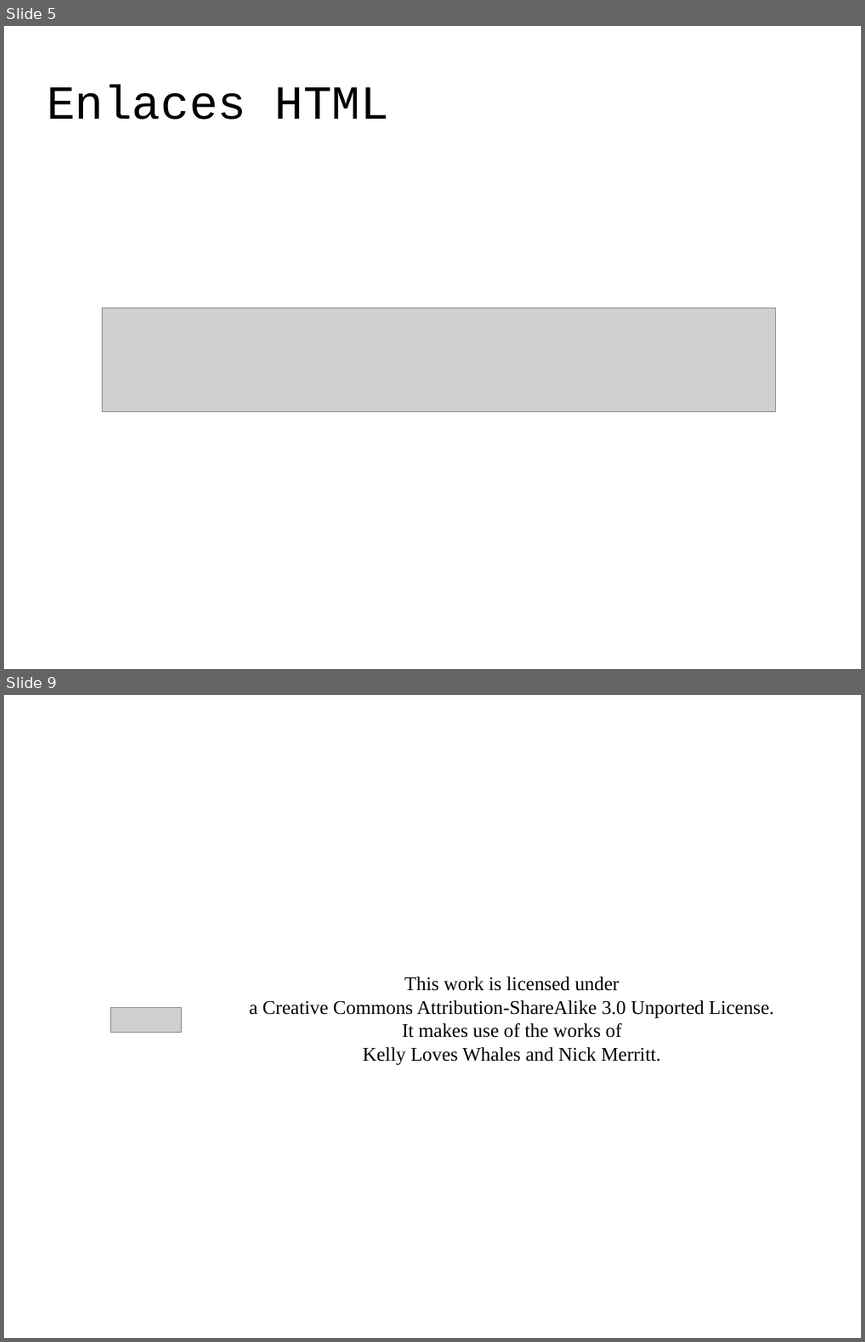
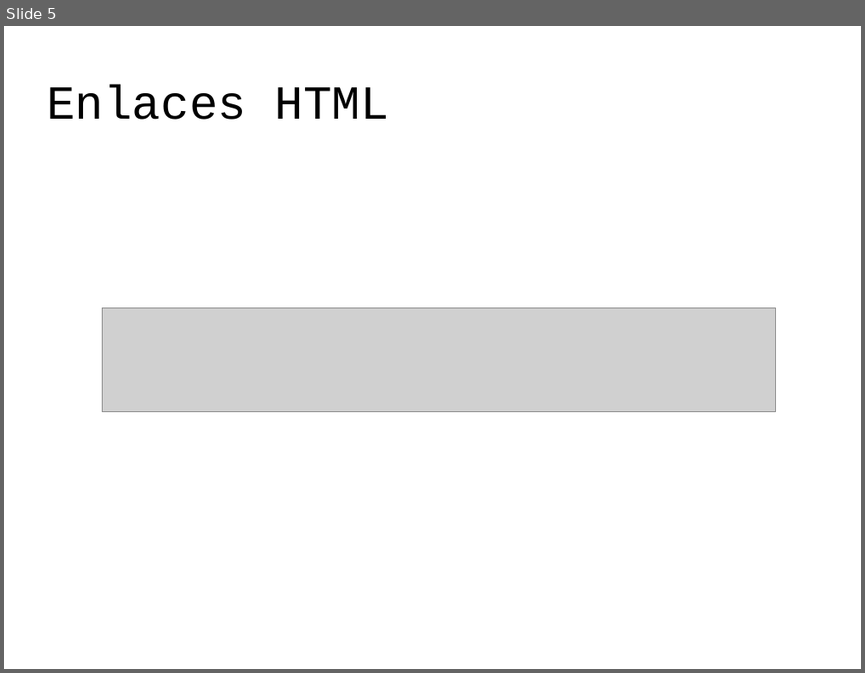
Before and after one commit to codefuncode/Curso-de-HTML-2020, a slide deck: 001-Tutorial-HTML/003-HTML-basico/HTML-basico.odp. Shown one above the other, each under a label of ours: slides 5 and 9 before the commit, slide 5 after it; the slides between them are not shown. The pictures are 865x1342 and 865x673 pixels, drawn with LibreOffice and Linux fonts; fonts in the diff are those of the drawing; grey boxes stand for pictures; background and template pictures are left out. Boxes give left, top, right and bottom in pixels: in the first picture for what was removed or moved away, otherwise in the second. Text is boxed around its words. In the diff, an @@ line names an element or a change of style, - is before the commit and + after.

```diff
--- a/001-Tutorial-HTML/003-HTML-basico/HTML-basico.odp
+++ b/001-Tutorial-HTML/003-HTML-basico/HTML-basico.odp
@@ slide 9 removed at (x1=4, y1=695, x2=861, y2=1338), background picture (left out) @@
@@ title removed at (x1=249, y1=976, x2=774, y2=1065) @@
-This work is licensed under
-a Creative Commons Attribution-ShareAlike 3.0 Unported License.
-It makes use of the works of
-Kelly Loves Whales and Nick Merritt.
@@ picture removed at (x1=110, y1=1008, x2=182, y2=1032) @@
```
Also in this commit, not shown: 4 slides changed, 1 slide added, 3 other files.
